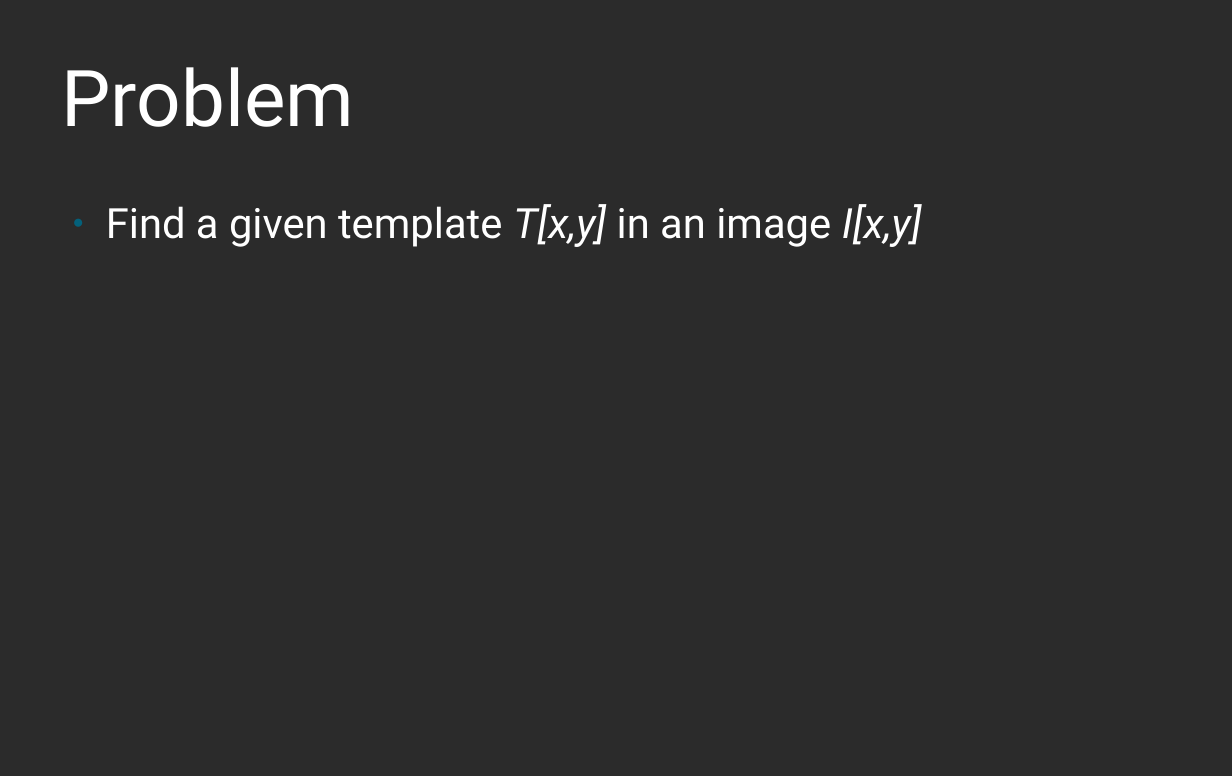
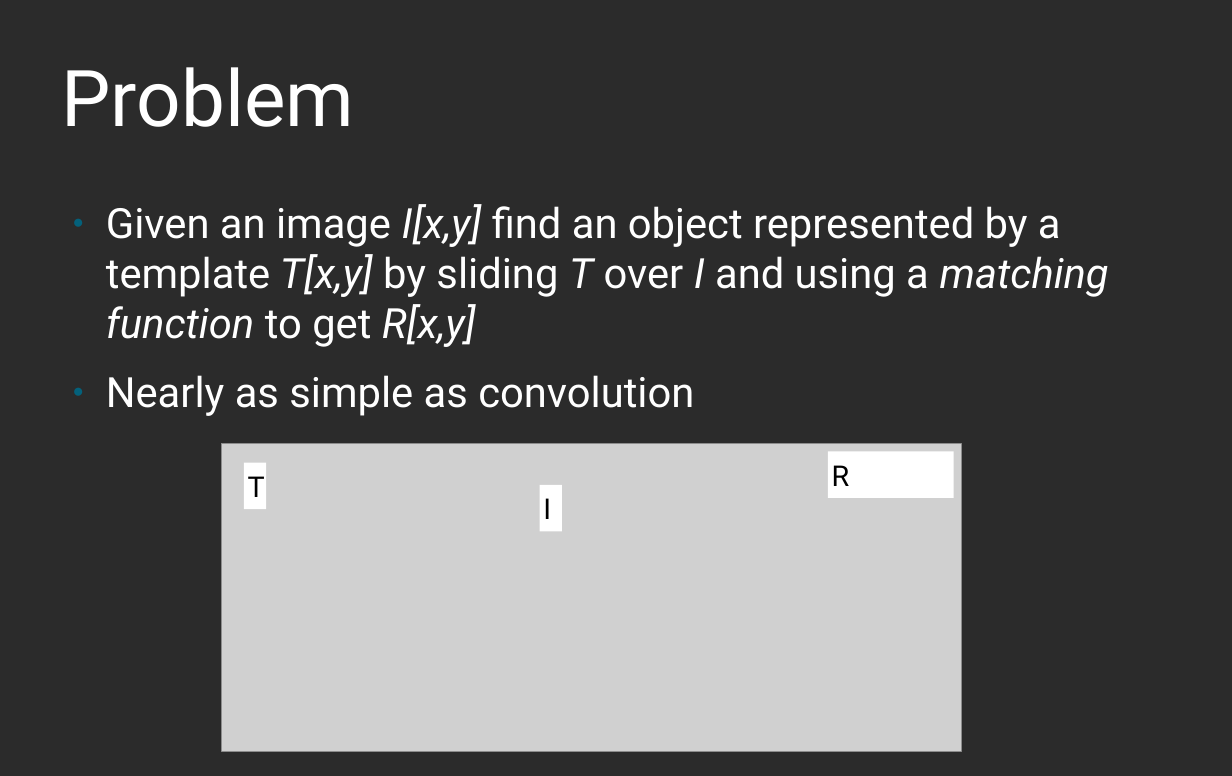
Before and after one commit to nwam/template_matching, a slide deck: slide 2 of template_matching_slides.odp. Drawn at 1232x776 pixels with LibreOffice and Linux fonts; fonts in the diff are those of the drawing; grey boxes stand for pictures; background and template pictures are left out; a plain dark background stands for a picture behind light text. Boxes give left, top, right and bottom in pixels: in the first picture for what was removed or moved away, otherwise in the second. Text is boxed around its words. In the diff, an @@ line names an element or a change of style, - is before the commit and + after.

```diff
--- a/template_matching_slides.odp
+++ b/template_matching_slides.odp
@@ text at [106,204,1109,416]: text changed @@
-● Find a given template T[x,y] in an image I[x,y]
+● Given an image I[x,y] find an object represented by a template T[x,y] by sliding T over I and using a matching function to get R[x,y]
+● Nearly as simple as convolution
@@ picture added at [222,443,961,751] @@
@@ rectangle added at [244,463,267,510], fill #FFFFFF, 22 pt, text #000000 @@
+T
@@ rectangle added at [828,452,954,499], fill #FFFFFF, 22 pt, text #000000 @@
+R
@@ rectangle added at [540,485,562,532], fill #FFFFFF, 22 pt, text #000000 @@
+I
```
Also in this commit, not shown: 7 slides added, 1 slide removed, 6 other files.
